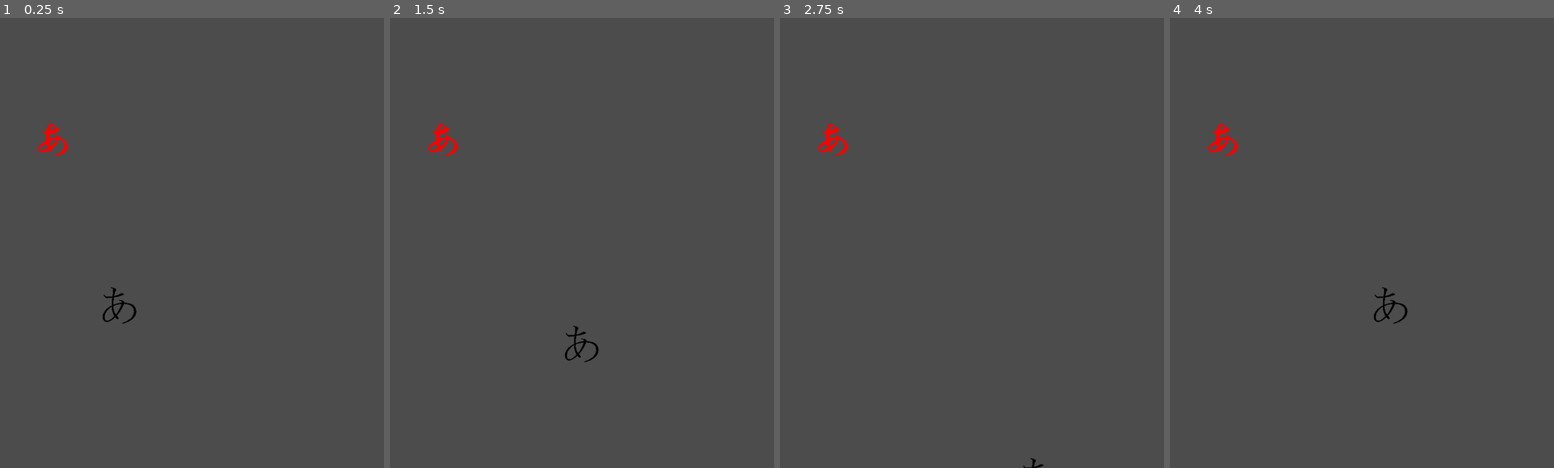
Above: before the commit, frames 1-4 (left to right).
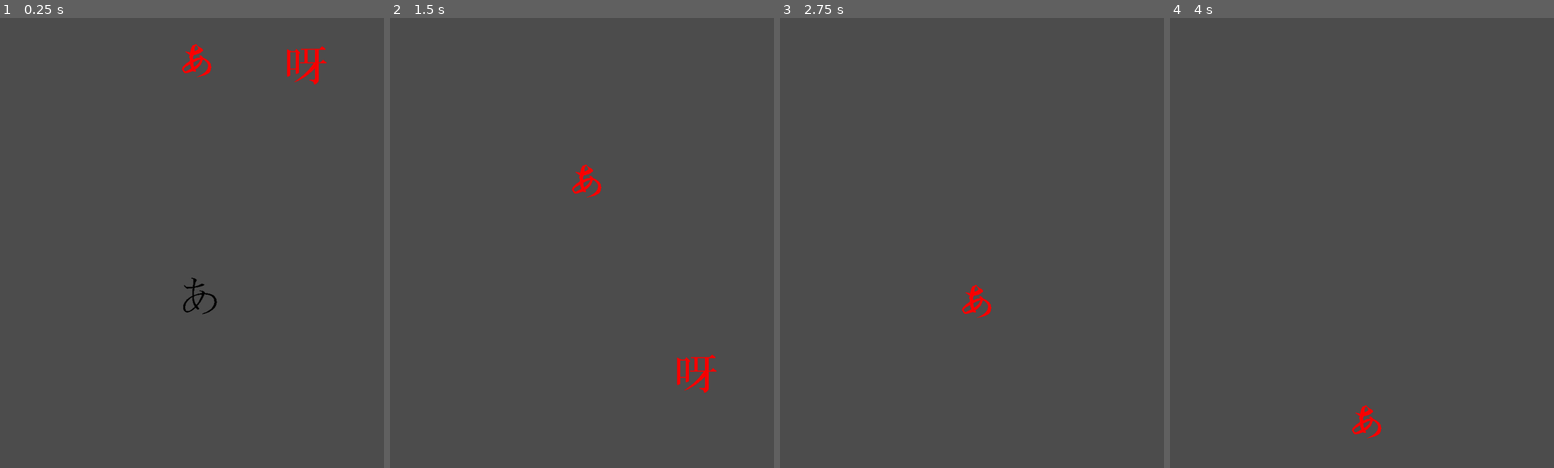
Above: after the commit, the same moments.

Repository: DarKneSsboY31/Shooting-a
Game: Godot game, scene res://Main.tscn
The game is run twice, just before and just after one commit, with the same random seed, the same clock (stepped at 60 frames per second) and the same inputs.
Inputs:
- Up to frame 1 (0.25 s): no input
- Up to frame 2 (1.5 s): hold Right (right) 0.53-1.28 s; hold Shift (shift) 0.53-1.28 s; tap Space (ui_select) at 0.77 s; hold Down (down) from 1.28 s (still down); tap Shift (shift) at 1.35 s
- Up to frame 3 (2.75 s): tap Space (ui_select) at 1.52 s; release Down (down) at 2.03 s; hold Right (right) from 2.03 s (still down); hold Shift (shift) from 2.03 s (still down)
- Up to frame 4 (4 s): release Right (right) at 2.78 s; release Shift (shift) at 2.78 s; hold Up (up) 2.78-3.53 s; tap Shift (shift) at 2.85 s; tap Space (ui_select) at 3.02, 3.77 s; hold Left (left) from 3.53 s (still down); hold Shift (shift) from 3.53 s (still down)

The runs differ from the first frame. In frame 1, 1.1% of the frame differs, in the area x 9-86%, y 5-68%; in frame 2, 0.9%; in frame 3, 0.5%; in frame 4, 0.6%.

Commit message:
加速する敵を作ってみた

Diff:
--- a/Enemy.gd
+++ b/Enemy.gd
@@ -1,7 +1,18 @@
 extends Area2D
 
+#移動方向
+var velocity = Vector2()
+
 func _ready():
+	#お試しなので一旦マジックナンバーを使用
+	position = Vector2(580, 50)
+	velocity.x = 200 * cos(deg2rad(90))
+	velocity.y = 200 * -sin(deg2rad(90))
 	pass # Replace with function body.
+
+func _physics_process(delta):
+	#敵の移動
+	position -= velocity * delta
 
 func destroy():
 	#消去
@@ -10,4 +21,3 @@
 func _on_Enemy_area_entered(area):
 	if area.name == "Player":
 		area.hit(1) #Playerに１ダメージ
-		destroy()#ぶつかることにより、消える
--- /dev/null
+++ b/Enemy2.gd
@@ -0,0 +1,26 @@
+#Enemy.gdを継承
+#ほぼ同じ挙動を行う
+#下に行くスピードのみ変更
+extends "res://Enemy.gd"
+
+#加速に必要な数値(フィーリング)
+var dashSpeed = 0.001
+var plusSpeed = 0.03
+
+func _ready():
+	#お試しなので一旦マジックナンバーを使用
+	position = Vector2(800, 50)
+	velocity.x = 200 * cos(deg2rad(90))
+	velocity.y = 200 * -sin(deg2rad(90))
+	pass # Replace with function body.
+
+func _physics_process(delta):
+	#敵の移動
+	#加速していくタイプ
+	position -= velocity * (delta * dashSpeed)
+	dashSpeed = dashSpeed + plusSpeed
+
+
+func _on_ZakoEnemy2_area_entered(area):
+	if area.name == "Player":
+		area.hit(1) #Playerに１ダメージ
--- a/Main.tscn
+++ b/Main.tscn
@@ -1,12 +1,16 @@
-[gd_scene load_steps=3 format=2]
+[gd_scene load_steps=4 format=2]
 
 [ext_resource path="res://Player.tscn" type="PackedScene" id=1]
-[ext_resource path="res://Enemy.tscn" type="PackedScene" id=2]
+[ext_resource path="res://ZakoEnemy1.tscn" type="PackedScene" id=2]
+[ext_resource path="res://ZakoEnemy2.tscn" type="PackedScene" id=3]
 
 [node name="Main" type="Node2D"]
 
 [node name="Player" parent="." instance=ExtResource( 1 )]
-position = Vector2( 413.417, 608.798 )
+position = Vector2( 580.483, 588.977 )
 
-[node name="Enemy" parent="." instance=ExtResource( 2 )]
-position = Vector2( 280.331, 264.285 )
+[node name="ZakoEnemy1" parent="." instance=ExtResource( 2 )]
+position = Vector2( 580.482, 91.5557 )
+
+[node name="ZakoEnemy2" parent="." instance=ExtResource( 3 )]
+position = Vector2( 771.145, 92.4996 )
--- a/Player.gd
+++ b/Player.gd
@@ -61,7 +61,6 @@
 			shot3.start(shotPosition.x + 100, shotPosition.y + 50, 90, 1000)
 			shot4.start(shotPosition.x - 100, shotPosition.y + 50, 90, 1000)
 
-
 func hit(damage):
 	#ダメージを受けたら消える処理
 	#HPの設定などは後回し
--- a/Player.tscn
+++ b/Player.tscn
@@ -4,6 +4,7 @@
 [ext_resource path="res://主人公あ.png" type="Texture" id=2]
 
 [sub_resource type="CircleShape2D" id=1]
+radius = 41.5394
 
 [node name="Player" type="Area2D"]
 script = ExtResource( 1 )
@@ -12,4 +13,5 @@
 texture = ExtResource( 2 )
 
 [node name="CollisionShape2D" type="CollisionShape2D" parent="."]
+position = Vector2( 0.629959, 5.03968 )
 shape = SubResource( 1 )
--- a/Shot.gd
+++ b/Shot.gd
@@ -14,10 +14,8 @@
 	pass # Replace with function body.
 
 func _physics_process(delta):
-
 	#弾の移動
 	position += velocity * delta
-
 
 func _on_Shot_area_entered(area):
 	if "Enemy" in area.name: #敵キャラに弾が当たれば
--- a/Enemy.tscn
+++ b/ZakoEnemy1.tscn
@@ -4,13 +4,15 @@
 [ext_resource path="res://Enemy.gd" type="Script" id=2]
 
 [sub_resource type="RectangleShape2D" id=1]
+extents = Vector2( 30, 37 )
 
-[node name="Enemy" type="Area2D"]
+[node name="ZakoEnemy1" type="Area2D"]
 script = ExtResource( 2 )
 
 [node name="Sprite" type="Sprite" parent="."]
 texture = ExtResource( 1 )
 
 [node name="CollisionShape2D" type="CollisionShape2D" parent="."]
+position = Vector2( -2, 3 )
 shape = SubResource( 1 )
 [connection signal="area_entered" from="." to="." method="_on_Enemy_area_entered"]
--- /dev/null
+++ b/ZakoEnemy2.tscn
@@ -0,0 +1,18 @@
+[gd_scene load_steps=4 format=2]
+
+[ext_resource path="res://敵雑魚呀.png" type="Texture" id=1]
+[ext_resource path="res://Enemy2.gd" type="Script" id=2]
+
+[sub_resource type="CircleShape2D" id=1]
+radius = 53.4509
+
+[node name="ZakoEnemy2" type="Area2D"]
+script = ExtResource( 2 )
+
+[node name="Sprite" type="Sprite" parent="."]
+texture = ExtResource( 1 )
+
+[node name="CollisionShape2D" type="CollisionShape2D" parent="."]
+position = Vector2( 4, -4 )
+shape = SubResource( 1 )
+[connection signal="area_entered" from="." to="." method="_on_ZakoEnemy2_area_entered"]
--- a/project.godot
+++ b/project.godot
@@ -22,6 +22,7 @@
 [display]
 
 window/size/height=946
+window/dpi/allow_hidpi=true
 
 [input]
 
Binary file added: 敵雑魚呀.png
Not shown, added: 敵雑魚呀.png.import
Not shown, added: デバッグ動画まとめ/movie20210616.mp4
Not shown, added: デバッグ動画まとめ/movie20210618.mp4
